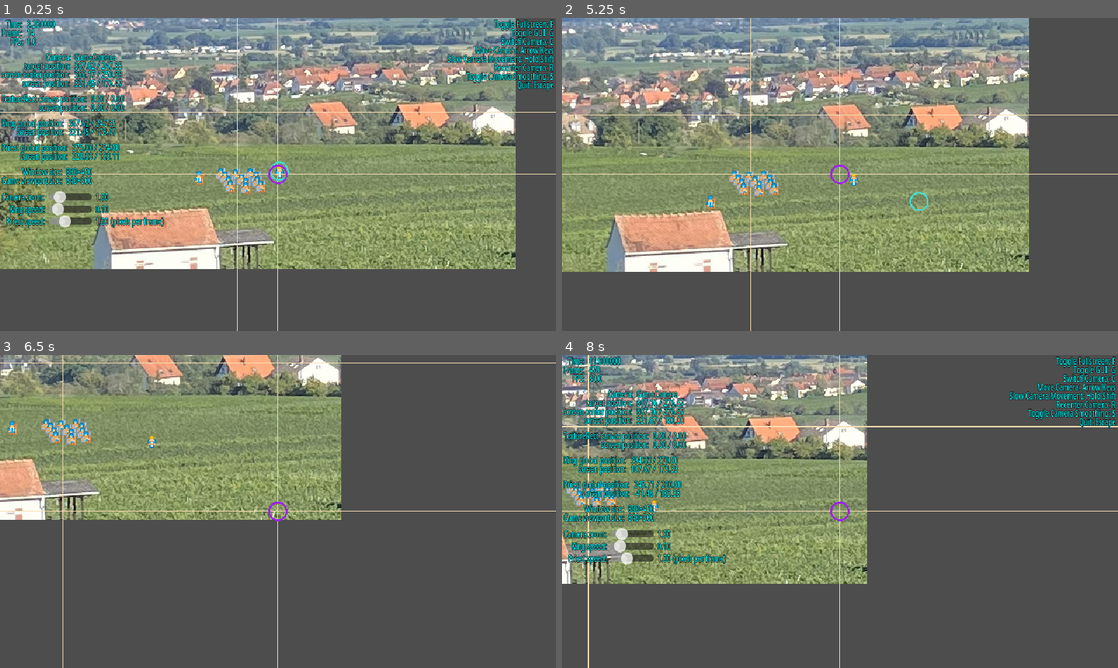
Above: before the commit, frames 1-4 (two rows, left to right).
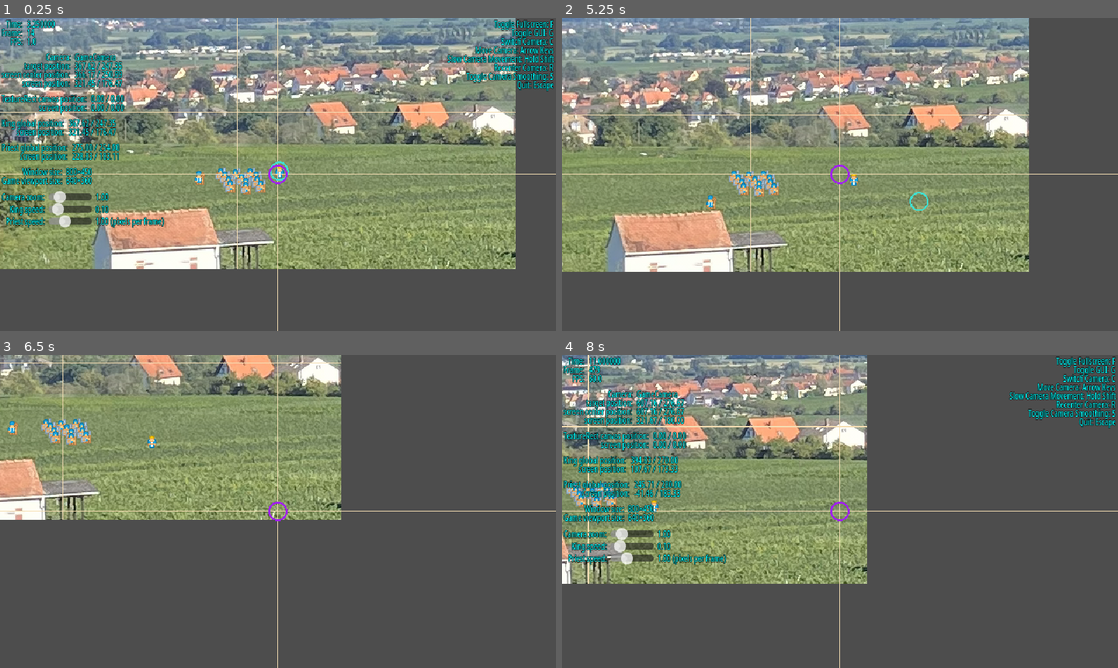
Above: after the commit, the same moments.

Repository: Toxe/godot-pixel-style
Game: Godot game, scene res://scenes/main.tscn
Same seed, same stepped clock (60 frames per second), same inputs: the game is played once before the commit and once after it.
Inputs:
- Up to frame 1 (0.25 s): no input
- Up to frame 2 (5.25 s): tap Enter at 0.5 s; hold Right (ui_right) 0.53-1.28 s; hold R (recenter_camera) 0.53-1.28 s; hold Down (ui_down) 1.28-2.03 s; tap C (switch_camera) at 1.35 s; hold Right (ui_right) 2.03-2.78 s; hold S (toggle_camera_smoothing) 2.03-2.78 s; hold Up (ui_up) 2.78-3.53 s; tap G (toggle_gui) at 2.85 s; hold Left (ui_left) 3.53-5.03 s; tap Shift at 3.6 s; tap R (recenter_camera) at 4.35 s; hold Down (ui_down) from 5.03 s (still down); hold C (switch_camera) from 5.03 s (still down)
- Up to frame 3 (6.5 s): release Down (ui_down) at 5.78 s; release C (switch_camera) at 5.78 s; hold Right (ui_right) from 5.78 s (still down); tap S (toggle_camera_smoothing) at 5.85 s
- Up to frame 4 (8 s): release Right (ui_right) at 6.53 s; hold Up (ui_up) 6.53-7.28 s; hold G (toggle_gui) 6.53-7.28 s; hold Right (ui_right) from 7.28 s (still down); tap Shift at 7.35 s

The runs differ from the first frame. In frame 1, less than 0.1% of the frame differs, in the area x 42-100%, y 30-100%; in frame 2, less than 0.1%; in frame 3, 0.1%; in frame 4, 0.3%, in the area x 4-100%, y 22-100%.
Error after the commit: Cannot call method 'get_multiline_string_size' on a null value. (res://scripts/debug_draw.gd:9)

Commit message:
Add debug draw and formatting helper functions

Diff:
--- a/PixelStyle/scenes/game.gd
+++ b/PixelStyle/scenes/game.gd
@@ -17,5 +17,4 @@
 
 
 func _draw() -> void:
-    draw_line(Vector2(320, -360), Vector2(320, 2 * 360), Color.WHEAT)
-    draw_line(Vector2(-640, 180), Vector2(2 * 640, 180), Color.WHEAT)
+    DebugDraw.draw_axes(self, Vector2((get_viewport() as SubViewport).size) / 2.0, "world center", Color.WHEAT)
--- a/PixelStyle/scenes/gui.gd
+++ b/PixelStyle/scenes/gui.gd
@@ -41,8 +41,7 @@
 
 
 func _draw() -> void:
-    draw_line(Vector2(320, -360), Vector2(320, 2 * 360), Color.WHEAT)
-    draw_line(Vector2(-640, 180), Vector2(2 * 640, 180), Color.WHEAT)
+    DebugDraw.draw_axes(self, size / 2.0, "GUI center", Color.WHEAT)
 
     var cam_delta := camera_manager.current_camera.get_target_position() - camera_manager.current_camera.get_screen_center_position()
     draw_circle(camera_manager.current_camera.get_screen_transform().origin, 10, Color.TURQUOISE, false, 2)
--- /dev/null
+++ b/PixelStyle/scripts/debug_draw.gd
@@ -0,0 +1,25 @@
+class_name DebugDraw
+
+const font_size := 5
+
+
+static func draw_label(canvas_item: CanvasItem, label_position: Vector2, text: String, alignment: HorizontalAlignment, color: Color, label_offset: Vector2) -> void:
+    if canvas_item.visible:
+        var gui: Control = canvas_item.get_node("/root/Main/CanvasLayer/GUI")  # TODO
+        var string_size := gui.theme.default_font.get_multiline_string_size(text, alignment, -1, font_size)
+        var bottom_left := label_position + string_size * label_offset
+        canvas_item.draw_multiline_string(gui.theme.default_font, bottom_left, text, alignment, string_size.x, font_size, -1, color)
+
+
+static func draw_axes(canvas_item: CanvasItem, center: Vector2, text: String, color: Color) -> void:
+    var viewport_size := canvas_item.get_viewport_rect().size
+    canvas_item.draw_line(Vector2(center.x, 0), Vector2(center.x, viewport_size.y), color)
+    canvas_item.draw_line(Vector2(0, center.y), Vector2(viewport_size.x, center.y), color)
+    var label_position := Vector2(viewport_size.x - 1, center.y - 2)
+    draw_label(canvas_item, label_position, "%s (%s)" % [text, Format.format_position(center, true)], HORIZONTAL_ALIGNMENT_LEFT, color, Vector2(-1, 0))
+
+
+static func draw_labeled_circle(canvas_item: CanvasItem, pos: Vector2, radius: float, color: Color, width: float, text: String) -> void:
+    canvas_item.draw_circle(pos, radius, color, false, width)
+    var label_position := pos + Vector2(0, radius)
+    draw_label(canvas_item, label_position, text, HORIZONTAL_ALIGNMENT_CENTER, color, Vector2(-0.5, 1))
--- /dev/null
+++ b/PixelStyle/scripts/format.gd
@@ -0,0 +1,21 @@
+class_name Format
+
+
+static func format_position(vec: Vector2, trim_trailing_zeros := false) -> String:
+    var x := "%.2f" % vec.x
+    var y := "%.2f" % vec.y
+
+    # trim trailing zeros if BOTH coordinates end in ".00", for example "640.00 / 480.00" --> "640 / 480"
+    if trim_trailing_zeros && x.ends_with(".00") && y.ends_with(".00"):
+        x = x.left(-3)
+        y = y.left(-3)
+
+    return "%s / %s" % [x, y]
+
+
+static func format_size(vec: Vector2) -> String:
+    return "%s×%s" % [without_trailing_zeros(vec.x), without_trailing_zeros(vec.y)]
+
+
+static func without_trailing_zeros(n: float) -> String:
+    return String.num(n, 0 if step_decimals(n) == 0 else -1)
Not shown, added: PixelStyle/scripts/debug_draw.gd.uid
Not shown, added: PixelStyle/scripts/format.gd.uid
